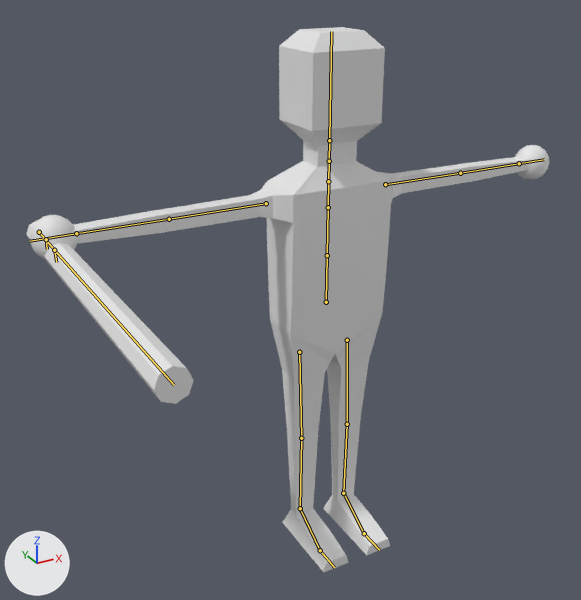
One commit to the Blender file player/playerCharacterModel.blend: the scene before it, then after it.
Before and after are seen from a 50 mm lens placed at (-1.55, -2.52, 2.38), pointed at (-0.27, -0.2, 1.22). The axes (+X, +Y, +Z) are drawn at lower left. The lights are the same throughout. The bones that bend it are drawn over the model as lines.

In view in the first picture: 'Sowrd-noimp', 'humanoid'.
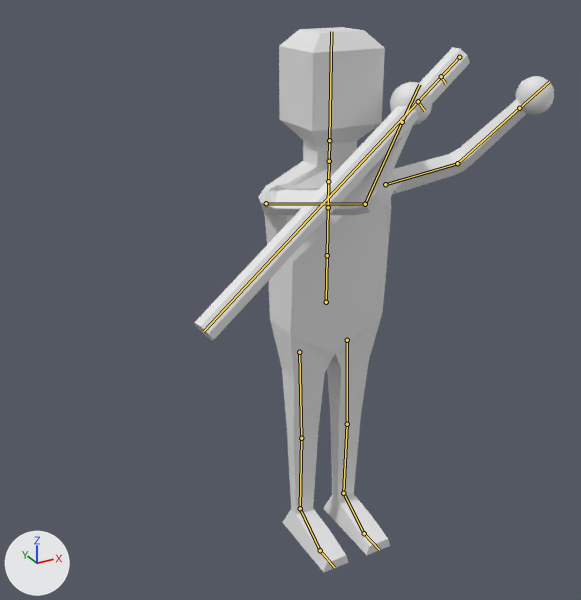
The newer file adds an action. The first version stands in its rest pose; the second is drawn at frame 0 of the action 'parryStanceArms2'.

Location of each change, [x1, y1, x2, y2] in pixels of the pictures (581 x 600 px):
'humanoid', posed (43% narrower)
    before: [30, 27, 550, 572]
    after: [258, 27, 554, 572]
'Sowrd-noimp', posed (64% wider, 59% taller)
    before: [26, 220, 194, 404]
    after: [194, 47, 470, 341]

Edits to the bpy script that builds the scene:
```text
Change bone_target_arm_l:
    where bone_target_arm_l = bpy.data.objects['Armature'].pose.bones['target.arm.L']  # child of 'control.torso'
    bone_target_arm_l.location: (0.0, 0.0, 0.0) -> (0.151, -0.114, 0.281)
Change bone_swordsocket_r:
    where bone_swordsocket_r = bpy.data.objects['Armature'].pose.bones['swordSocket.R']  # child of 'forearm.R'
    bone_swordsocket_r.location: (0.0, 0.0, 0.0) -> (0.012, -0.045, -0.02)
    bone_swordsocket_r.rotation_quaternion: (1.0, 0.0, 0.0, 0.0) -> (-0.694, 0.121, 0.624, -0.339)  # degrees (0, 0, 0) -> degrees (-72, -52, 91)
Change bone_ik_arm_l:
    where bone_ik_arm_l = bpy.data.objects['Armature'].pose.bones['ik.arm.L']  # child of 'control.torso'
    bone_ik_arm_l.location: (0.0, 0.0, 0.0) -> (0.106, -0.158, 0.266)
Change bone_target_arm_r:
    where bone_target_arm_r = bpy.data.objects['Armature'].pose.bones['target.arm.R']  # child of 'control.torso'
    bone_target_arm_r.location: (0.0, 0.0, 0.0) -> (0.206, -0.868, -0.912)
Change bone_ik_arm_r:
    where bone_ik_arm_r = bpy.data.objects['Armature'].pose.bones['ik.arm.R']  # child of 'control.torso'
    bone_ik_arm_r.location: (0.0, 0.0, 0.0) -> (-0.22, -1.138, 0.295)
```
